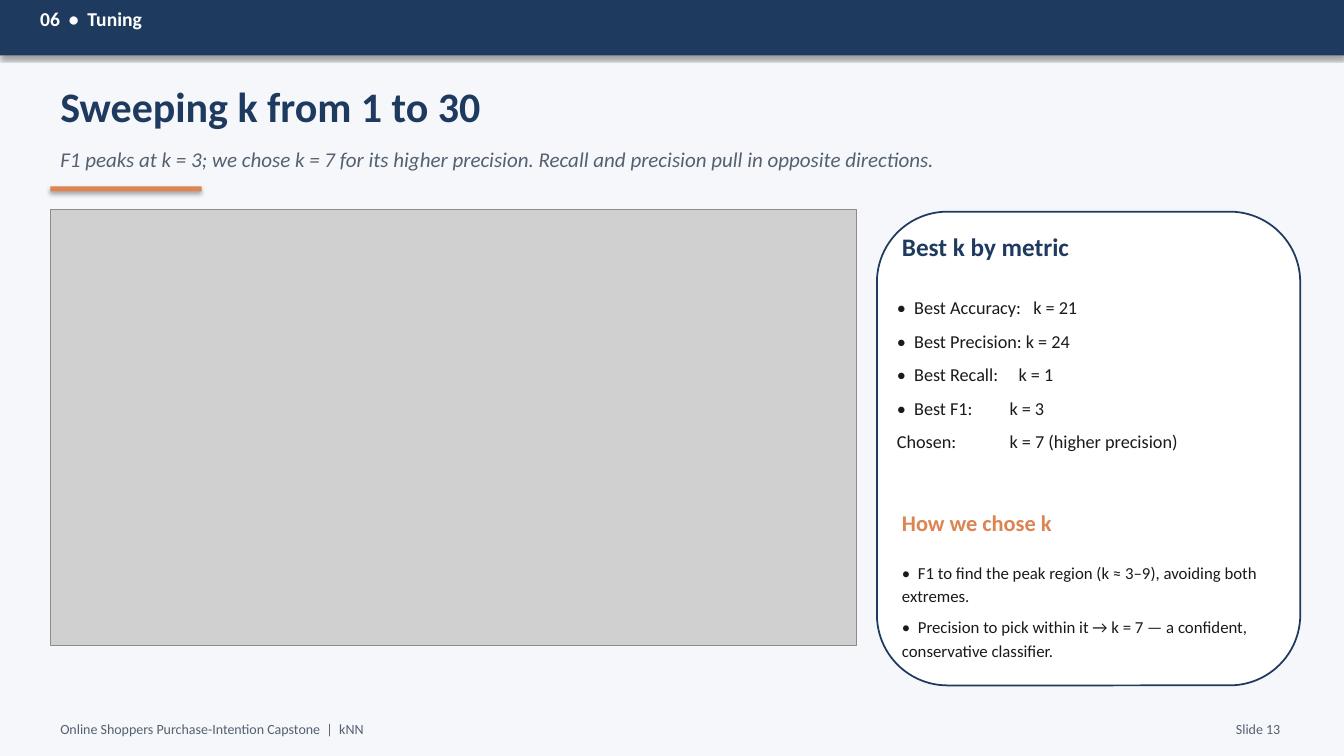
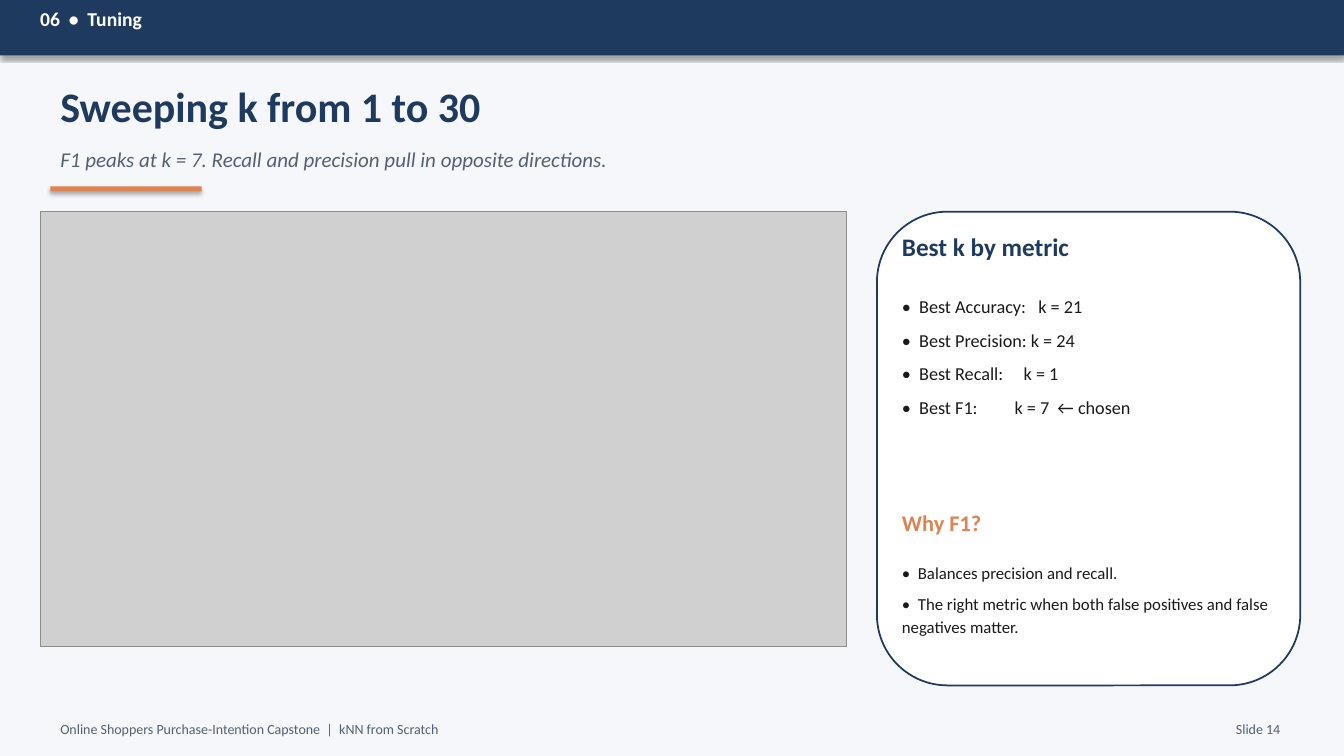
Before and after one commit to RodneeGlenMartin/Capstone-KNN-OnlineShoppers, a slide deck: slide 13 of Capstone_Presentation.pptx. Drawn at 1344x756 pixels with LibreOffice and Linux fonts; fonts in the diff are those of the drawing; grey boxes stand for pictures. Boxes give left, top, right and bottom in pixels: in the first picture for what was removed or moved away, otherwise in the second. Text is boxed around its words. In the diff, an @@ line names an element or a change of style, - is before the commit and + after.

Commit message:
Update capstone presentation and report
Replace updated Capstone_Presentation.pptx and Capstone_Report.docx with revised content and formatting for the final submission. These binary updates include edits to slides and the project report (content/structure/formatting improvements).

```diff
--- a/Capstone_Presentation.pptx
+++ b/Capstone_Presentation.pptx
@@ text at [60,152,606,171]: text changed @@
-F1 peaks at k = 3; we chose k = 7 for its higher precision. Recall and precision pull in opposite directions.
+F1 peaks at k = 7. Recall and precision pull in opposite directions.
@@ picture: place and size @@
-picture at [50,210,857,645]
+picture at [40,212,847,647]
@@ text at [919,401,1130,414]: text changed @@
-• Best F1: k = 3
-Chosen: k = 7 (higher precision)
+• Best F1: k = 7 ← chosen
@@ text at [902,515,981,535]: text changed @@
-How we chose k
+Why F1?
@@ text at [902,567,1268,636]: text changed @@
-• F1 to find the peak region (k ≈ 3–9), avoiding both extremes.
-• Precision to pick within it → k = 7 — a confident, conservative classifier.
+• Balances precision and recall.
+• The right metric when both false positives and false negatives matter.
@@ text at [60,724,438,737]: text changed @@
-Online Shoppers Purchase-Intention Capstone | kNN
+Online Shoppers Purchase-Intention Capstone | kNN from Scratch
@@ text at [1236,724,1280,734]: text changed @@
-Slide 13
+Slide 14
```
Also in this commit, not shown: 20 other slides changed, 1 other file.
